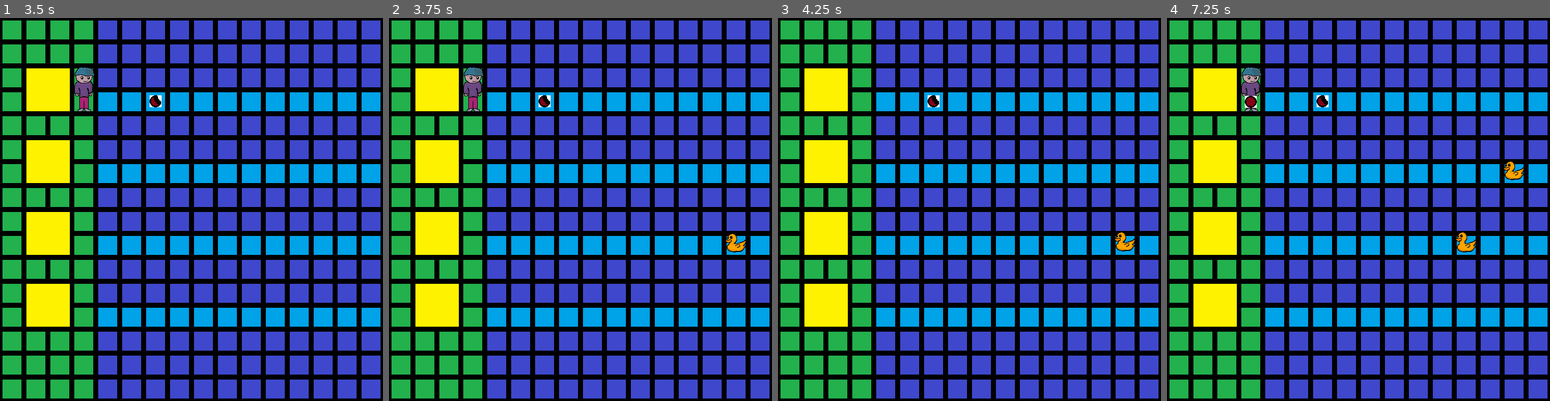
Above: before the commit, frames 1-4 (left to right).
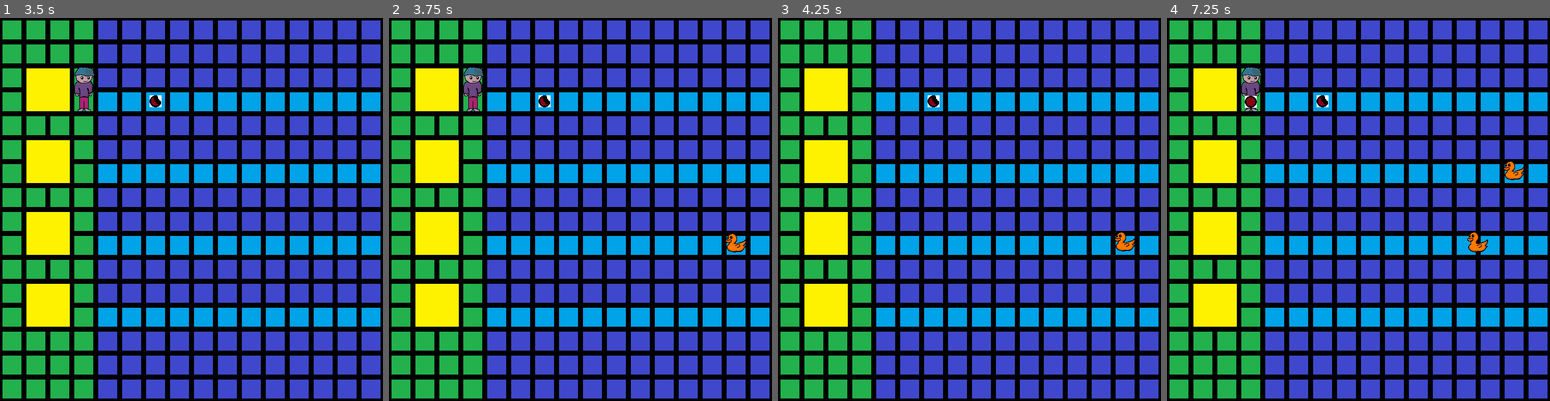
Above: after the commit, the same moments.

Repository: CamComDuck/TapTheDucks
Game: Godot game, scene res://level/level.tscn
Two runs of this game, one before a commit and one after it. Both use one fixed random seed, a clock stepped at 60 frames per second and the inputs below.
Inputs:
- Up to frame 1 (3.5 s): tap Enter at 0.5 s; hold D (interact_right) 0.53-1.28 s; hold S (move_down) 1.28-2.03 s; tap Space at 2 s; hold D (interact_right) 2.03-2.78 s; hold W (move_up) from 2.78 s (still down)
- Up to frame 2 (3.75 s): tap Enter at 3.5 s; release W (move_up) at 3.53 s; hold A (interact_left) from 3.53 s (still down)
- Up to frame 3 (4.25 s): keep holding A (interact_left)
- Up to frame 4 (7.25 s): tap Space at 4.25 s; release A (interact_left) at 5.03 s; hold S (move_down) 5.03-5.78 s; hold D (interact_right) 5.78-6.53 s; hold W (move_up) from 6.53 s (still down)

Frame 1 is identical in both runs. In frame 2, 0.1% of the frame differs, in the area x 88-94%, y 56-61%; in frame 3, 0.1%; in frame 4, 0.4%, in the area x 75-94%, y 37-62%.

Commit message:
Refactor Duck types to a Resource

Diff:
--- a/project/duck/duck.gd
+++ b/project/duck/duck.gd
@@ -2,12 +2,23 @@
 extends CharacterBody2D
 
 var _grid_square := 48
-var _is_fast_type : bool
 var _is_full := false
+var _duck_type : DuckTypes = null
 
 @onready var move_timer : Timer = $MoveTimer
 @onready var base_duck_sprite : AnimatedSprite2D = $BaseDuckSprite
 @onready var full_timer_testing : Timer = $FullTimerTESTING
+
+func _ready() -> void:
+	print(_duck_type.name)
+	base_duck_sprite.modulate = Color(_duck_type.color)
+
+	if _duck_type.is_fast_type:
+		move_timer.wait_time = randf_range(1, 2)
+	else:
+		move_timer.wait_time = randf_range(2.1, 3)
+	move_timer.start()
+
 
 func _physics_process(delta: float) -> void:
 	if _is_full:
@@ -15,15 +26,15 @@
 		move_and_slide()
 
 
-func print_name(new_name : String):
-	print(new_name)
+func load_type(new_duck_type : DuckTypes) -> void:
+	_duck_type = new_duck_type
 
 
 func _on_move_timer_timeout() -> void:
 	var new_position := Vector2(global_position.x - _grid_square, global_position.y)
 	var tween = get_tree().create_tween()
 	tween.tween_property(self, "global_position",new_position, 0.6).set_ease(Tween.EASE_OUT)
-	if _is_fast_type:
+	if _duck_type.is_fast_type:
 		move_timer.wait_time = randf_range(1, 2)
 	else:
 		move_timer.wait_time = randf_range(2.1, 3)
--- a/project/duck/duck_angry.gd
+++ /dev/null
@@ -1,14 +0,0 @@
-extends Duck # Combination of Fast + Hungry ducks
-
-@onready var sprite_angry: AnimatedSprite2D = %SpriteAngry
-
-func _ready() -> void:
-	print_name("Angry Duck")
-
-
-	_is_fast_type = true
-	move_timer.wait_time = randf_range(1, 2)
-	move_timer.start()
-
-	#sprite_angry.show()
-	base_duck_sprite.modulate = Color(Color.RED)
--- a/project/duck/duck_basic.gd
+++ /dev/null
@@ -1,13 +0,0 @@
-extends Duck # Base speed & hunger
-
-@onready var sprite_basic: AnimatedSprite2D = %SpriteBasic
-
-func _ready() -> void:
-	print_name("Basic Duck")
-
-	_is_fast_type = false
-	move_timer.wait_time = randf_range(2.1, 3)
-	move_timer.start()
-
-	#sprite_basic.show()
-	base_duck_sprite.modulate = Color(Color.YELLOW)
--- a/project/duck/duck_fast.gd
+++ /dev/null
@@ -1,13 +0,0 @@
-extends Duck # Moves faster
-
-@onready var sprite_fast : AnimatedSprite2D = %SpriteFast
-
-func _ready() -> void:
-	print_name("Fast Duck")
-
-	_is_fast_type = true
-	move_timer.wait_time = randf_range(1, 2)
-	move_timer.start()
-
-	#sprite_fast.show()
-	base_duck_sprite.modulate = Color(Color.ORANGE)
--- a/project/duck/duck_hungry.gd
+++ /dev/null
@@ -1,13 +0,0 @@
-extends Duck # Needs more food
-
-@onready var sprite_hungry: AnimatedSprite2D = %SpriteHungry
-
-func _ready() -> void:
-	print_name("Hungry Duck")
-
-	_is_fast_type = false
-	move_timer.wait_time = randf_range(2.1, 3)
-	move_timer.start()
-
-	#sprite_hungry.show()
-	base_duck_sprite.modulate = Color(Color.GREEN)
--- /dev/null
+++ b/project/duck/duck_types.gd
@@ -0,0 +1,7 @@
+class_name DuckTypes
+extends Resource
+
+@export_enum("Basic", "Fast", "Hungry", "Angry") var name : String
+@export var is_hungry_type : bool
+@export var is_fast_type : bool
+@export var color : Color
--- /dev/null
+++ b/project/duck/resources/duck_angry.tres
@@ -0,0 +1,10 @@
+[gd_resource type="Resource" script_class="DuckTypes" load_steps=2 format=3 uid="uid://drnv5gl2duv8x"]
+
+[ext_resource type="Script" path="res://duck/duck_types.gd" id="1_y3j3w"]
+
+[resource]
+script = ExtResource("1_y3j3w")
+name = "Angry"
+is_hungry_type = true
+is_fast_type = true
+color = Color(1, 0, 0, 1)
--- /dev/null
+++ b/project/duck/resources/duck_basic.tres
@@ -0,0 +1,10 @@
+[gd_resource type="Resource" script_class="DuckTypes" load_steps=2 format=3 uid="uid://ubav8u5ti1r1"]
+
+[ext_resource type="Script" path="res://duck/duck_types.gd" id="1_wgx76"]
+
+[resource]
+script = ExtResource("1_wgx76")
+name = "Basic"
+is_hungry_type = false
+is_fast_type = false
+color = Color(1, 1, 0, 1)
--- /dev/null
+++ b/project/duck/resources/duck_fast.tres
@@ -0,0 +1,10 @@
+[gd_resource type="Resource" script_class="DuckTypes" load_steps=2 format=3 uid="uid://csxqyhntqxorh"]
+
+[ext_resource type="Script" path="res://duck/duck_types.gd" id="1_dk5a8"]
+
+[resource]
+script = ExtResource("1_dk5a8")
+name = "Fast"
+is_hungry_type = false
+is_fast_type = true
+color = Color(1, 0.47451, 0, 1)
--- /dev/null
+++ b/project/duck/resources/duck_hungry.tres
@@ -0,0 +1,10 @@
+[gd_resource type="Resource" script_class="DuckTypes" load_steps=2 format=3 uid="uid://djq55oqkn8c6v"]
+
+[ext_resource type="Script" path="res://duck/duck_types.gd" id="1_s1dl8"]
+
+[resource]
+script = ExtResource("1_s1dl8")
+name = "Hungry"
+is_hungry_type = true
+is_fast_type = false
+color = Color(0, 1, 0, 1)
--- a/project/level/level.gd
+++ b/project/level/level.gd
@@ -29,6 +29,9 @@
 
 @onready var duck_spawn_timer : Timer = $DuckSpawnTimer
 
+@onready var duck : PackedScene = load("res://duck/duck.tscn")
+@onready var fruit_whole : PackedScene = load("res://fruit/fruit_whole.tscn")
+
 func _ready() -> void:
 	_player_positions.append(player_position_1)
 	_player_positions.append(player_position_2)
@@ -53,31 +56,37 @@
 
 		await player.animation_finished
 
-		var fruit_whole : FruitWhole = load("res://fruit/fruit_whole.tscn").instantiate()
-		get_parent().add_child.call_deferred(fruit_whole)
-		fruit_whole.global_position.x = _player_positions[_player_current_lane].global_position.x
-		fruit_whole.global_position.y = _player_positions[_player_current_lane].global_position.y + 24
+		var new_fruit_whole := fruit_whole.instantiate() as FruitWhole
+		get_parent().add_child.call_deferred(new_fruit_whole)
+		new_fruit_whole.global_position.x = _player_positions[_player_current_lane].global_position.x
+		new_fruit_whole.global_position.y = _player_positions[_player_current_lane].global_position.y + 24
 		_can_pick_fruit = true
 
 
 func _spawn_duck() -> void:
 	var new_duck_lane := randi_range(0, 3)
-	var new_duck : Duck = load("res://duck/duck.tscn").instantiate()
-	var new_duck_type := randi_range(1, 100)
+	var chosen_type : DuckTypes
+	var random_type_roll := randi_range(1, 100)
 
 
-	if new_duck_type <= _percent_chance_basic_duck:
+	if random_type_roll <= _percent_chance_basic_duck:
 		# Spawn Basic Duck
-		new_duck.set_script(load("res://duck/duck_basic.gd"))
-	elif new_duck_type <= (_percent_chance_basic_duck + _percent_chance_fast_duck):
+		chosen_type = load("res://duck/resources/duck_basic.tres") as DuckTypes
+
+	elif random_type_roll <= (_percent_chance_basic_duck + _percent_chance_fast_duck):
 		# Spawn Fast Duck
-		new_duck.set_script(load("res://duck/duck_fast.gd"))
-	elif new_duck_type <= (_percent_chance_basic_duck + _percent_chance_fast_duck + _percent_chance_hungry_duck):
+		chosen_type = load("res://duck/resources/duck_fast.tres") as DuckTypes
+
+	elif random_type_roll <= (_percent_chance_basic_duck + _percent_chance_fast_duck + _percent_chance_hungry_duck):
 		# Spawn Hungry Duck
-		new_duck.set_script(load("res://duck/duck_hungry.gd"))
+		chosen_type = load("res://duck/resources/duck_hungry.tres") as DuckTypes
+
 	else:
 		# Spawn Angry Duck
-		new_duck.set_script(load("res://duck/duck_angry.gd"))
+		chosen_type = load("res://duck/resources/duck_angry.tres") as DuckTypes
+
+	var new_duck := duck.instantiate() as Duck
+	new_duck.load_type(chosen_type)
 	get_parent().add_child.call_deferred(new_duck)
 	new_duck.global_position = _duck_positions[new_duck_lane].global_position
 
--- a/project/project.godot
+++ b/project/project.godot
@@ -31,6 +31,7 @@
 "res://audio_controller/": "purple",
 "res://duck/": "green",
 "res://duck/graphics/": "red",
+"res://duck/resources/": "red",
 "res://fruit/": "green",
 "res://level/": "orange",
 "res://level/graphics/": "red",
